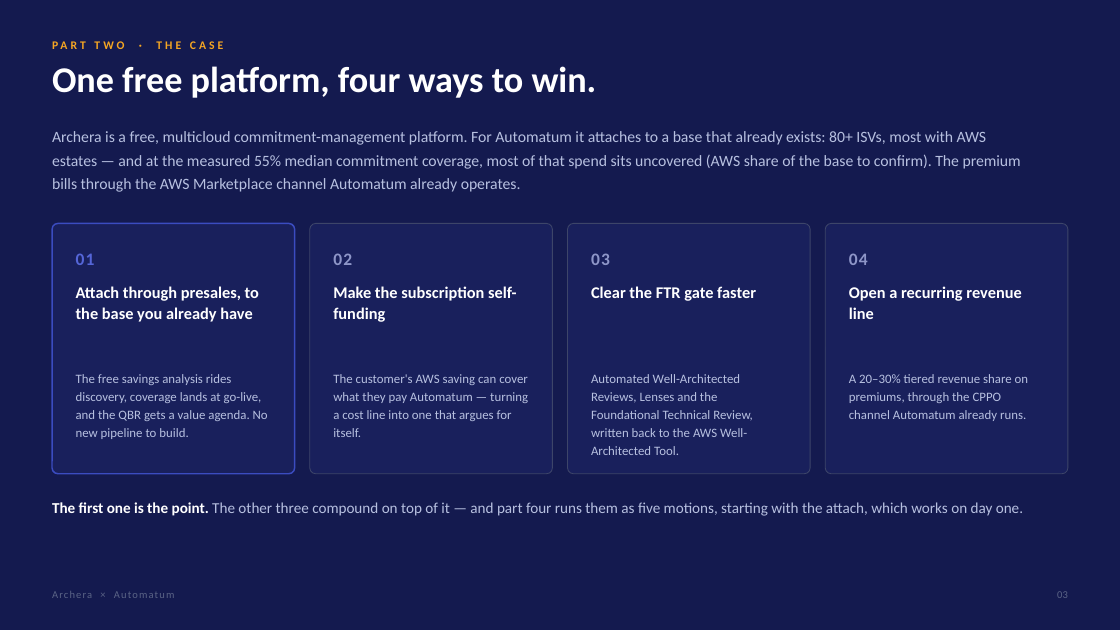
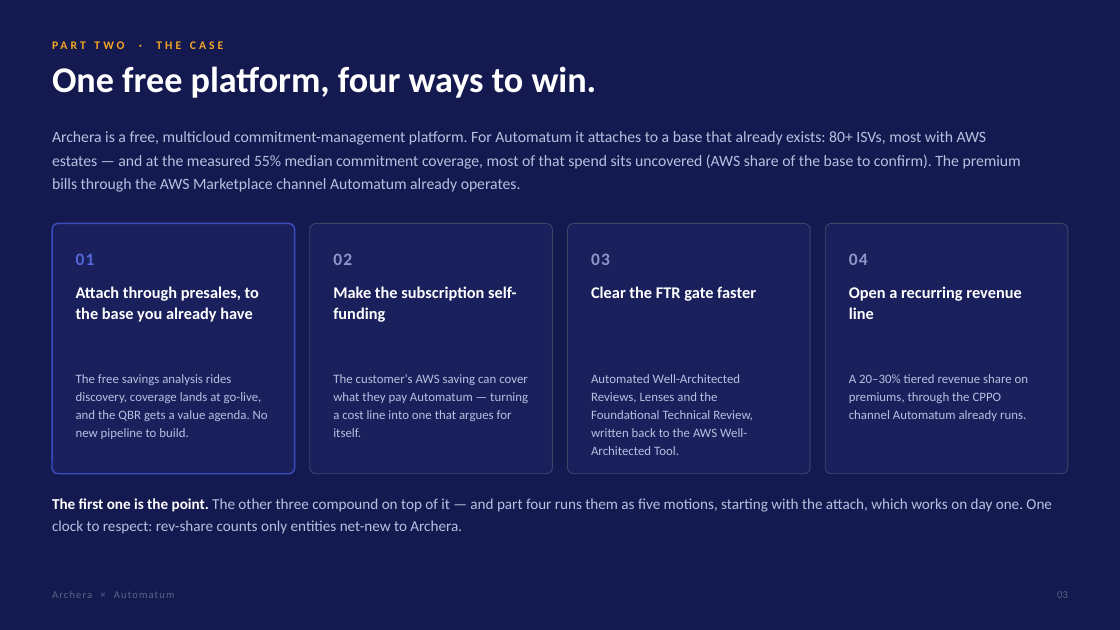
Before and after one commit to KianteEvans/barberbook, a slide deck: slide 3 of decks/Archera-for-Automatum.pptx. Drawn at 1120x630 pixels with LibreOffice and Linux fonts; fonts in the diff are those of the drawing. Boxes give left, top, right and bottom in pixels: in the first picture for what was removed or moved away, otherwise in the second. Text is boxed around its words. In the diff, an @@ line names an element or a change of style, - is before the commit and + after.

```diff
--- a/decks/Archera-for-Automatum.pptx
+++ b/decks/Archera-for-Automatum.pptx
@@ text at bbox=[52, 498, 1052, 534]: text changed @@
-The first one is the point. The other three compound on top of it — and part four runs them as five motions, starting with the attach, which works on day one.
+The first one is the point. The other three compound on top of it — and part four runs them as five motions, starting with the attach, which works on day one. One clock to respect: rev-share counts only entities net-new to Archera.
@@ text "The first one is the ..." at bbox=[52, 498, 1052, 534]: vertical alignment middle to top @@
```
Also in this commit, not shown: 4 other slides changed, 1 slide added, 2 other files.
